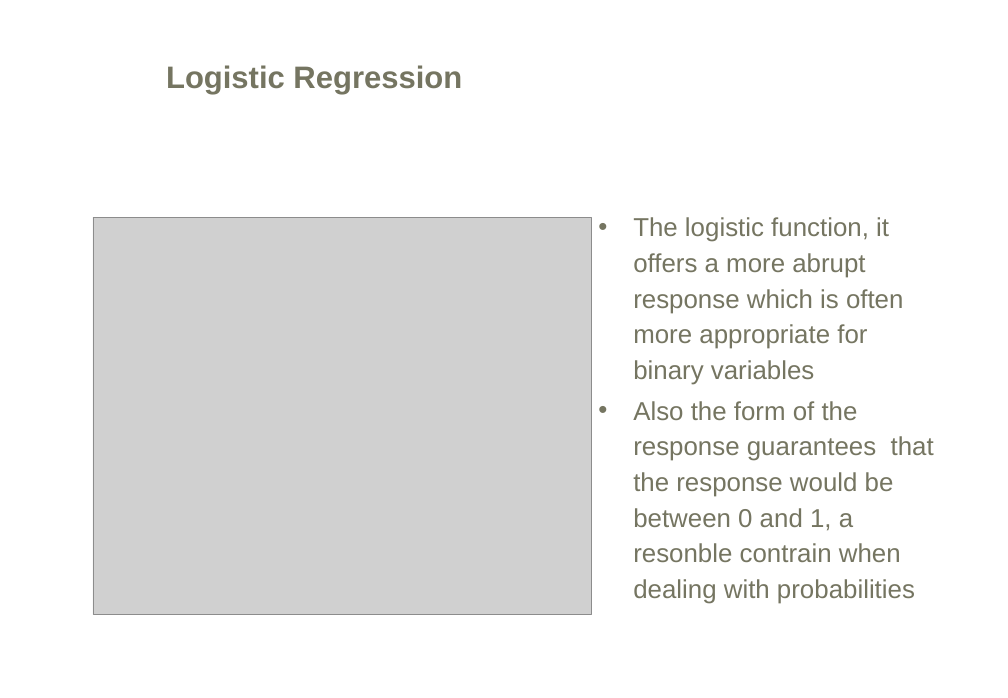
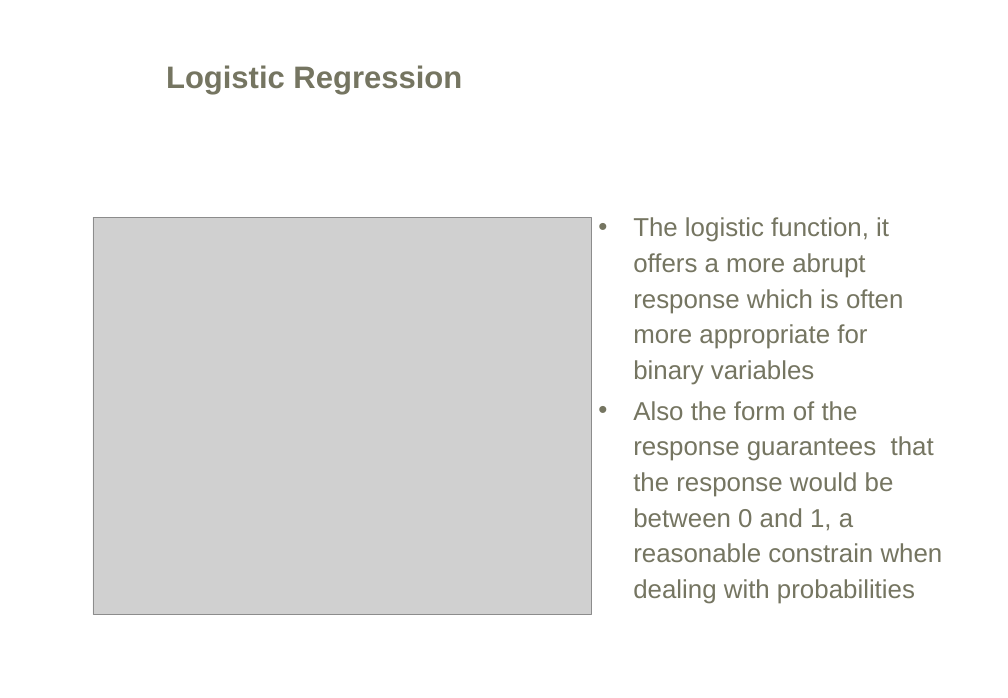
Before and after one commit to mikisvaz/DMPP, a slide deck: slide 28 of Classification/Classification.ppt. Drawn at 1008x698 pixels with LibreOffice and Linux fonts; fonts in the diff are those of the drawing; grey boxes stand for pictures; background and template pictures are left out. Boxes give left, top, right and bottom in pixels: in the first picture for what was removed or moved away, otherwise in the second. Text is boxed around its words. In the diff, an @@ line names an element or a change of style, - is before the commit and + after.

```diff
--- a/Classification/Classification.ppt
+++ b/Classification/Classification.ppt
@@ text at [633,401,943,604]: text changed @@
-• Also the form of the response guarantees that the response would be between 0 and 1, a resonble contrain when dealing with probabilities
+• Also the form of the response guarantees that the response would be between 0 and 1, a reasonable constrain when dealing with probabilities
```
Also in this commit, not shown: 8 other slides changed, 1 other file.
